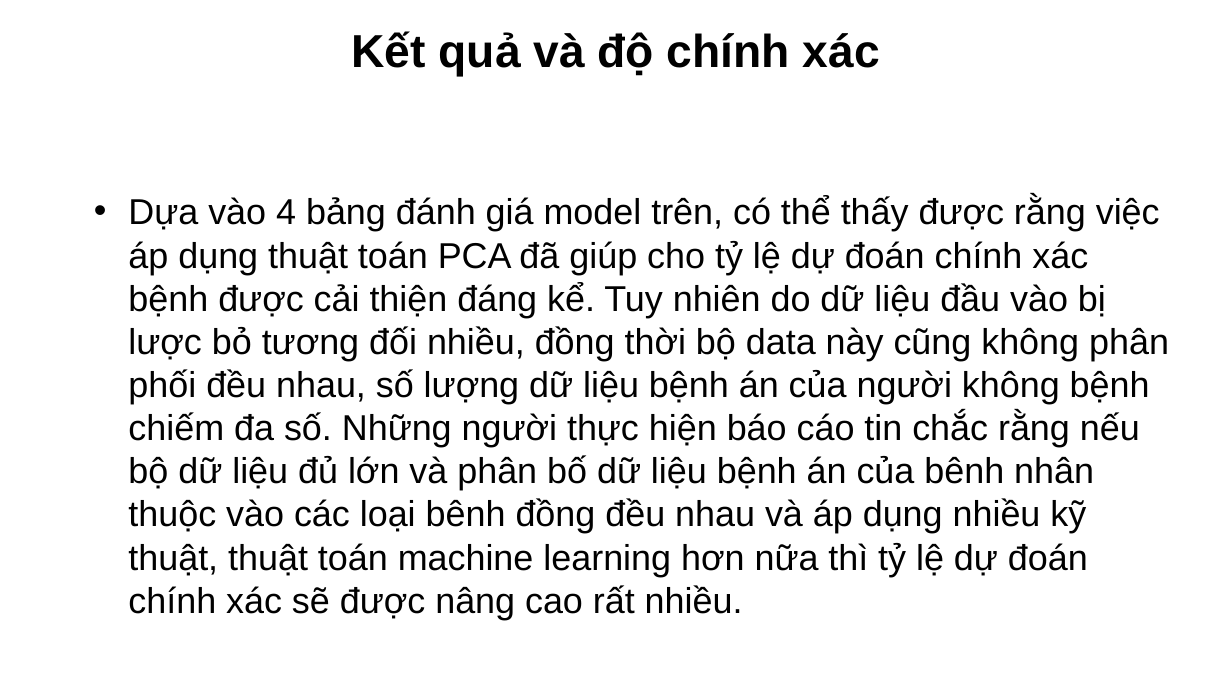
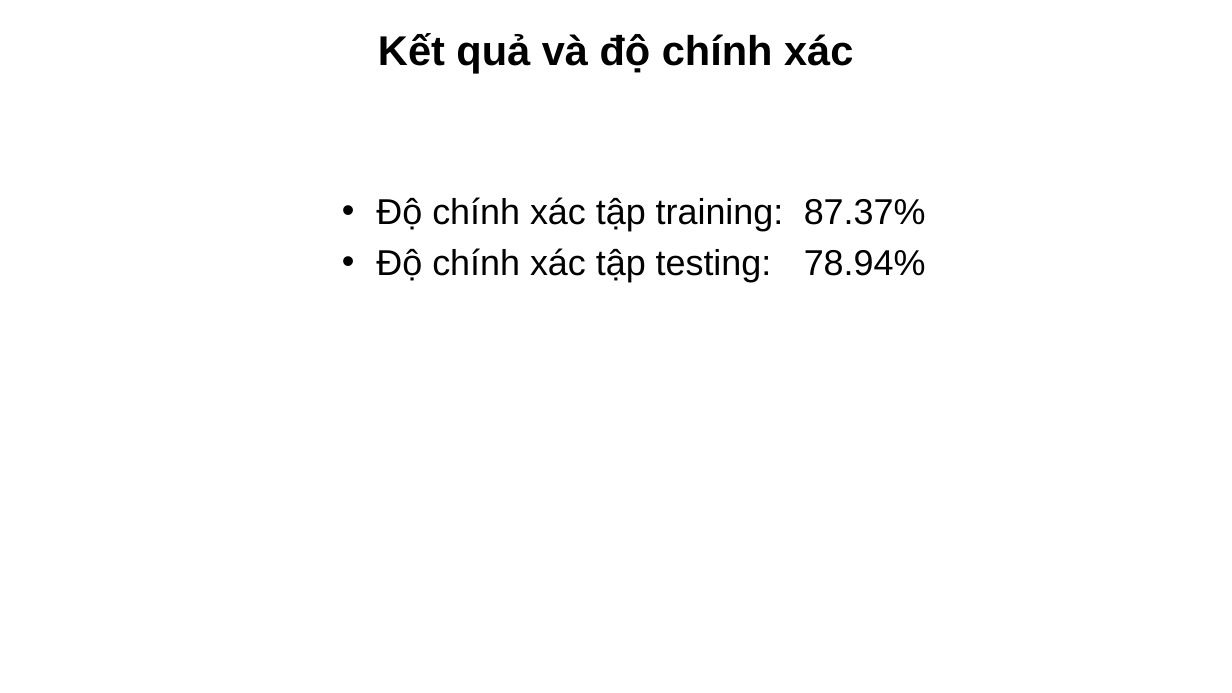
Before and after one commit to devalone2412/TLCN_DA3_MLearning, a slide deck: slide 18 of Machine Learning.pptx (slide 20 before the commit). Drawn at 1232x693 pixels with LibreOffice and Linux fonts; fonts in the diff are those of the drawing; background and template pictures are left out. Boxes give left, top, right and bottom in pixels: in the first picture for what was removed or moved away, otherwise in the second. Text is boxed around its words. In the diff, an @@ line names an element or a change of style, - is before the commit and + after.

Commit message:
update file powerpoint

```diff
--- a/Machine Learning.pptx
+++ b/Machine Learning.pptx
@@ title "Kết quả và độ chính ..." at box(378, 33, 853, 73): size 36 to 32.4 pt @@
@@ text at box(376, 197, 926, 282): text changed @@
-• Dựa vào 4 bảng đánh giá model trên, có thể thấy được rằng việc áp dụng thuật toán PCA đã giúp cho tỷ lệ dự đoán chính xác bệnh được cải thiện đáng kể. Tuy nhiên do dữ liệu đầu vào bị lược bỏ tương đối nhiều, đồng thời bộ data này cũng không phân phối đều nhau, số lượng dữ liệu bệnh án của người không bệnh chiếm đa số. Những người thực hiện báo cáo tin chắc rằng nếu bộ dữ liệu đủ lớn và phân bố dữ liệu bệnh án của bênh nhân thuộc vào các loại bênh đồng đều nhau và áp dụng nhiều kỹ thuật, thuật toán machine learning hơn nữa thì tỷ lệ dự đoán chính xác sẽ được nâng cao rất nhiều.
+• Độ chính xác tập training: 87.37%
+• Độ chính xác tập testing: 78.94%
```
Also in this commit, not shown: 13 other slides changed, 1 slide added, 3 slides removed.
